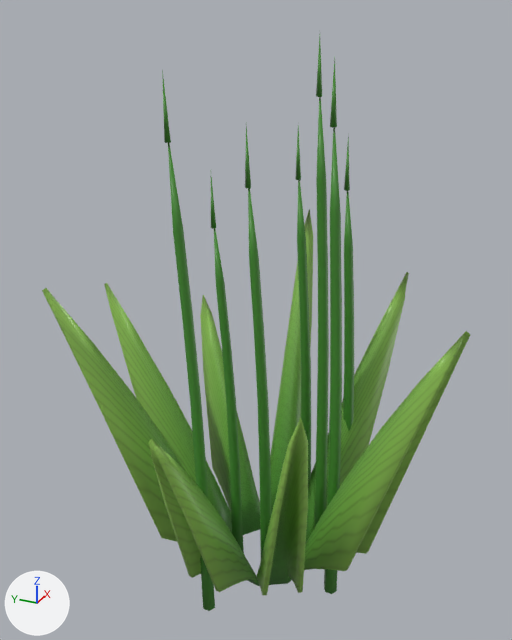
The Blender file models/Zones/01_Pond/Cattails/Cattails.blend, before and after one commit.
Both versions are drawn from a 50 mm camera at (-4.13, -1.71, 2.12) aimed at (-0.03, 0.14, 0.07). The lights are fixed; the arrows at lower left show +X, +Y and +Z. The first picture is the older version.

The first picture shows 'Cattails'.
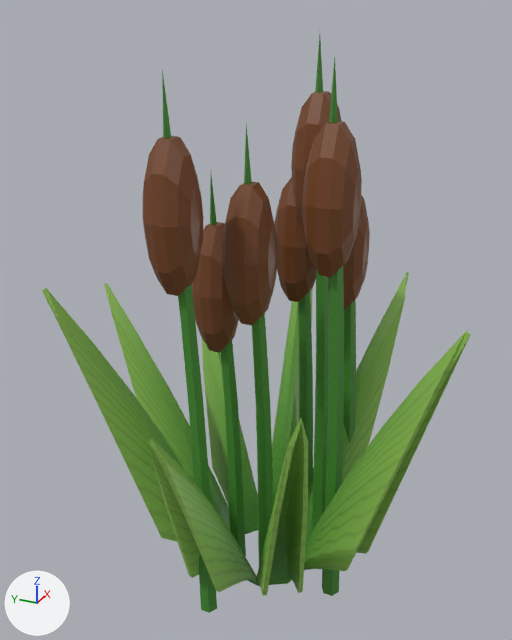
Pixel boxes (x1, y1, x2, y2) of what changed, in the pictures (512 x 640 px; the box of a moved part takes in the faces that stretch with it):
'Cattails', reshaped: before (42, 37, 470, 611); after (42, 35, 470, 613)
part 1 of me_cattails, added (brown): after (291, 91, 341, 228)
part 2 of me_cattails, added (brown): after (302, 121, 362, 277)
part 3 of me_cattails, added (brown): after (343, 195, 370, 310)
part 4 of me_cattails, added (brown): after (191, 222, 239, 353)
part 5 of me_cattails, added (brown): after (222, 182, 278, 326)
part 6 of me_cattails, added (brown): after (143, 136, 203, 296)
part 7 of me_cattails, added (brown): after (274, 177, 316, 302)
part 8 of me_cattails, moved or reshaped: before (162, 37, 354, 611); after (162, 35, 356, 613)
part 9 of me_cattails, shading changed: (42, 37, 470, 595) in both

The change in detail:
me_cattails is used by ob_cattails; location (0.0, 0.0, 0.0).
me_cattails had 1792 vertices, 1886 faces and spanned x -1.32..1.32, y -1.35..1.35, z -1.94..1.94.
me_cattails now has 1624 vertices, 1704 faces and spans x -1.32..1.32, y -1.35..1.35, z -1.94..1.94.
me_cattails part 1: a new loose piece, a UV sphere (10 segments, 7 rings, poles along y) spanning x -0.03..0.3, y -0.39..-0.05, z 0.7..1.59, in mat_cattails_mat (picture img_cattails_texture).
me_cattails part 2: a new loose piece, a UV sphere (10 segments, 7 rings, poles along y) spanning x -0.45..-0.12, y -0.62..-0.28, z 0.59..1.48, in mat_cattails_mat (picture img_cattails_texture).
me_cattails part 3: a new loose piece, a UV sphere (10 segments, 7 rings, poles along y) spanning x 0.31..0.64, y -0.49..-0.15, z 0.05..0.94, in mat_cattails_mat (picture img_cattails_texture).
me_cattails part 4: a new loose piece, a UV sphere (10 segments, 7 rings, poles along y) spanning x -0.4..-0.07, y 0.17..0.51, z -0.1..0.79, in mat_cattails_mat (picture img_cattails_texture).
me_cattails part 5: a new loose piece, a UV sphere (10 segments, 7 rings, poles along y) spanning x -0.55..-0.22, y -0.15..0.19, z 0.23..1.12, in mat_cattails_mat (picture img_cattails_texture).
me_cattails part 6: a new loose piece, a UV sphere (10 segments, 7 rings, poles along y) spanning x -0.97..-0.64, y 0.13..0.47, z 0.54..1.43, in mat_cattails_mat (picture img_cattails_texture).
me_cattails part 7: a new loose piece, a UV sphere (10 segments, 7 rings, poles along y) spanning x 0.12..0.46, y -0.21..0.13, z 0.13..1.02, in mat_cattails_mat (picture img_cattails_texture).
me_cattails part 8: 22 vertices moved from x -0.82..0.49, y -0.46..0.37, z 0.76..1.56 to x -0.83..0.5, y -0.47..0.37, z 0.76..1.56; 258 vertices removed from x -0.81..0.57, y -0.61..0.35, z -1.94..1.46; 258 vertices added at x -0.82..0.58, y -0.63..0.36, z -1.94..1.46.
me_cattails part 9: 896 kept faces spanning x -1.32..1.32, y -1.35..1.35, z -1.94..1.94 are now shaded flat.
Other edits to the shape of me_cattails do not show in these pictures.
